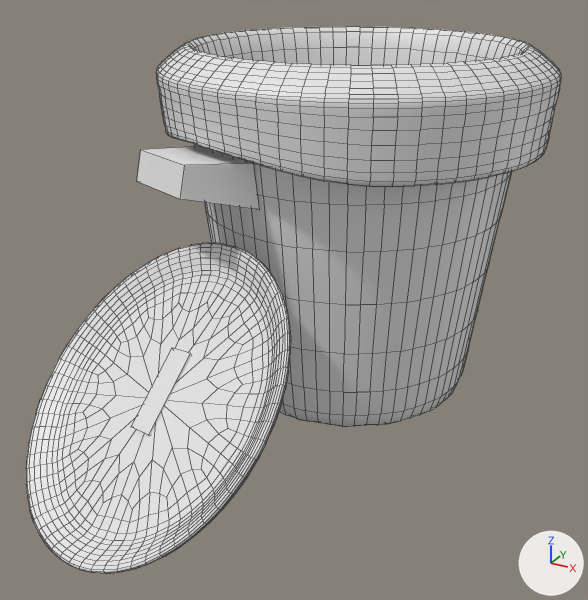
What one commit did to the FBX model Disem Bear/Assets/Materials/Models/trash.fbx.
The view is the same before and after, from a camera (50 mm lens) standing at (2.05, -4.41, 1.92) and looking at (-0.06, -0.59, 0.01). Every picture has the same lights, and +X, +Y and +Z are marked at lower right. Mesh edges are drawn as thin lines. Materials are left out; every surface is plain grey. Where no turn or scale is listed for an object, it has been applied to the vertices.
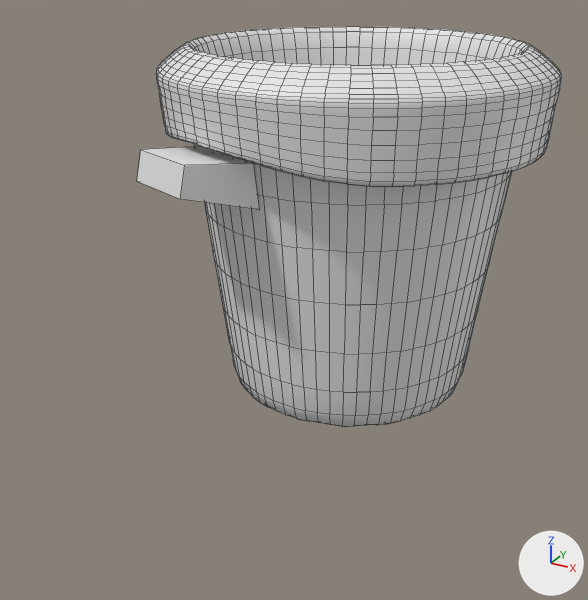
Changed parts and their boxes [x1, y1, x2, y2] in the pictures (588 x 600 px):
'Cylinder.003', deleted
    before: [26, 243, 291, 574]
'Cube.013', deleted
    before: [131, 348, 191, 435]

Diff of the bpy script that builds the scene:
```diff
--- a/Disem Bear/Assets/Materials/Models/trash.fbx.py
+++ b/Disem Bear/Assets/Materials/Models/trash.fbx.py
@@ ob_cylinder_003 @@
-ob_cylinder_003 = bpy.data.objects.new('Cylinder.003', me_cylinder_003)
-ob_cylinder_003.location = (-0.363, -1.612, -0.18)
@@ ob_cube_013 @@
-ob_cube_013 = bpy.data.objects.new('Cube.013', me_cube_013)
-ob_cube_013.location = (-0.296, -1.461, -0.27)
```
